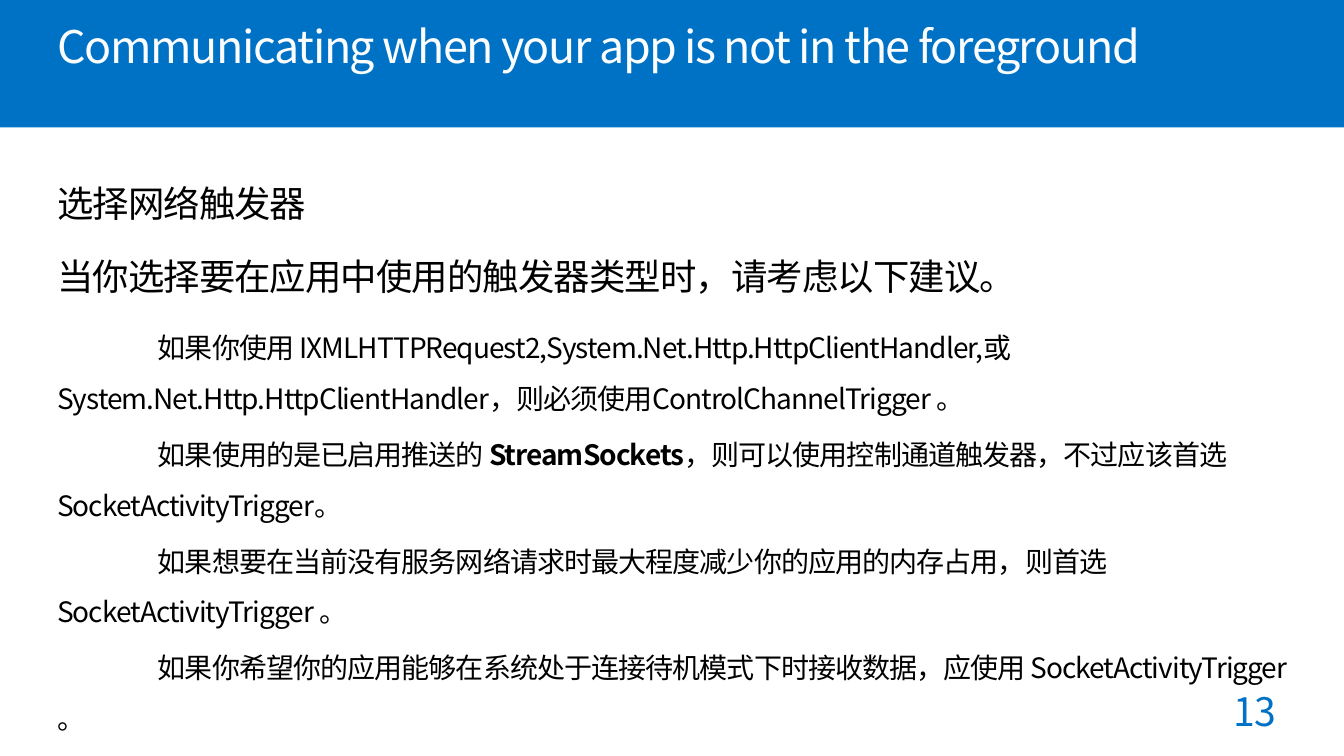
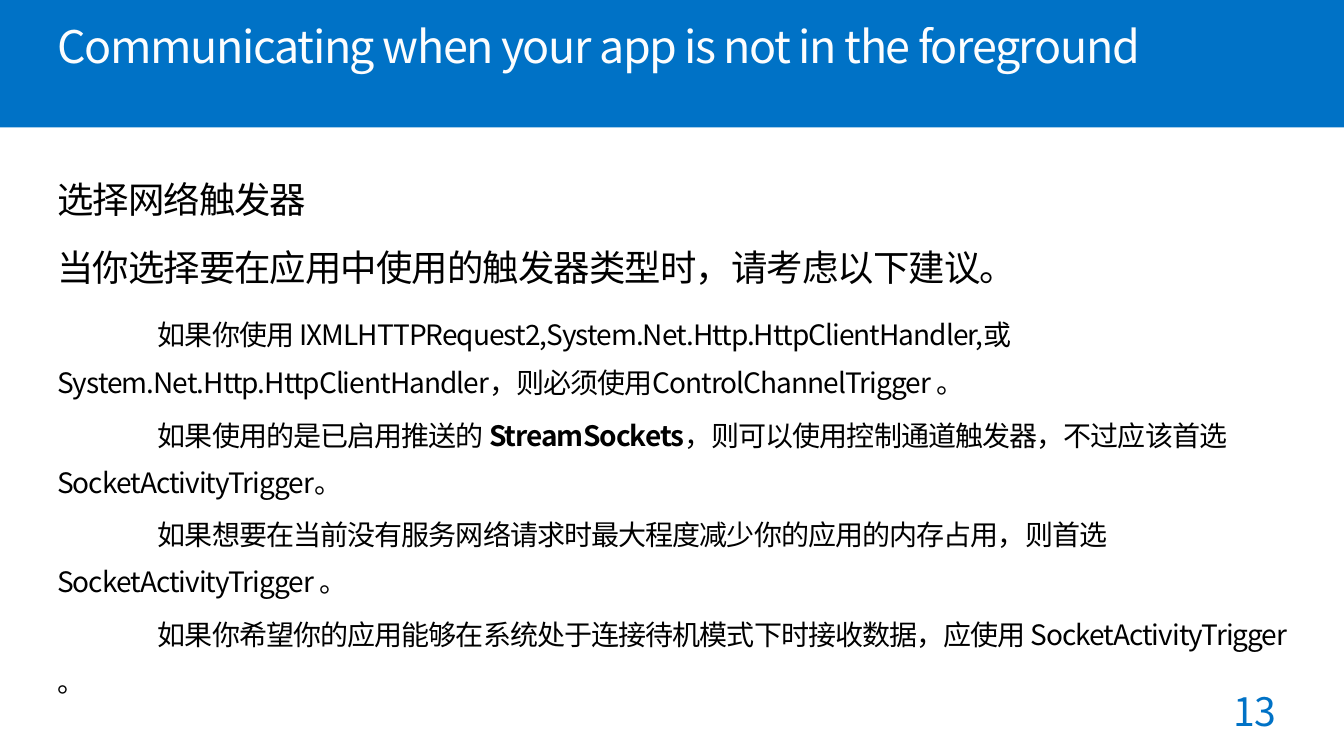
Before and after one commit to gfzheng/MOSAD, a slide deck: slide 13 of Keynotes/week7网络访问.pptx. Drawn at 1344x756 pixels with LibreOffice and Linux fonts; fonts in the diff are those of the drawing. Boxes give left, top, right and bottom in pixels: in the first picture for what was removed or moved away, otherwise in the second. Text is boxed around its words. In the diff, an @@ line names an element or a change of style, - is before the commit and + after.

```diff
--- a/Keynotes/week7网络访问.pptx
+++ b/Keynotes/week7网络访问.pptx
@@ text "选择网络触发器" at [57, 182, 1287, 694]: line spacing 1.5 to 1.4 @@
```
Also in this commit, not shown: 3 other slides changed.
